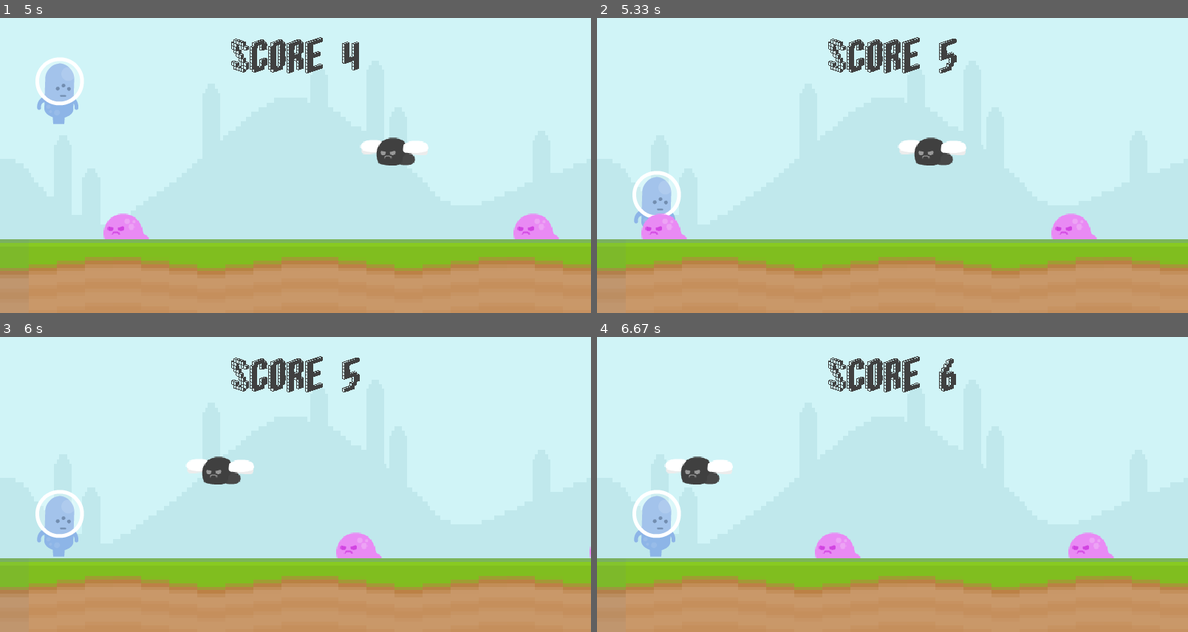
Above: before the commit, frames 1-4 (two rows, left to right).
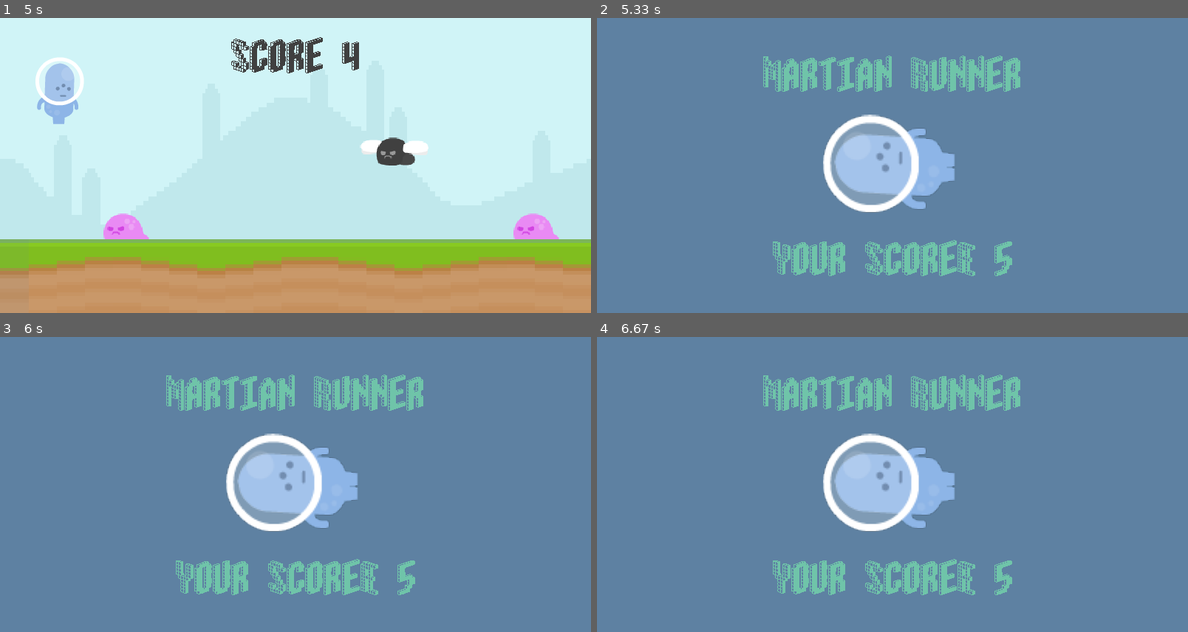
Above: after the commit, the same moments.

Repository: itsevanb/learning-pygame
Game: pygame game, started from first_game.py
The game is run twice, just before and just after one commit, with the same random seed, the same clock (stepped at 60 frames per second) and the same inputs.
Inputs (mouse positions are in pixels of both pictures, inside the frame that each line leads up to):
- Up to frame 1 (5 s): click (59, 203) at 0.38 s; click (295, 183) at 0.72 s; click (112, 236) at 1.05 s; click (153, 106) at 1.88 s; click (277, 115) at 2.72 s; tap Space at 3, 3.4, 3.7, 4.23, 4.53 s
- Up to frame 2 (5.33 s): no input
- Up to frame 3 (6 s): no input
- Up to frame 4 (6.67 s): no input

Frame 1 is identical in both runs. In frame 2, 100% of the frame differs, in the area x 0-100%, y 0-100%; in frame 3, 100%; in frame 4, 100%.

Commit message:
Update first_game.py
collisions work again, and game resets properly if collided

Diff:
--- a/first_game.py
+++ b/first_game.py
@@ -19,6 +19,13 @@
         return obstacle_list
     else:
         return []
+
+def collision_check(player, obstacles):
+    if obstacles:
+        for obstacle_rect, obstacle_surf in obstacles:
+            if player.colliderect(obstacle_rect):
+                return False
+    return True
 
 pygame.init()   # Initialize pygame
 screen_width = 800
@@ -122,11 +129,14 @@
         obstacle_rect_list = obstacle_move(obstacle_rect_list) # Move the obstacle
 
         #collision detection
-        if snail_rect.colliderect(player_rect):
-            game_active = False
+        game_active = collision_check(player_rect, obstacle_rect_list)
+
     else:
         screen.fill((94,129,162))
         screen.blit(player_stand, player_Stand_rect)
+        obstacle_rect_list.clear()
+        player_rect.midbottom = (80, screen_height - ground_height)
+        player_gravity = 0
 
         score_message = font.render(f'Your Score: {score}', False, (111, 196, 169))
         score_message_rect = score_message.get_rect(center = (400, 325))
